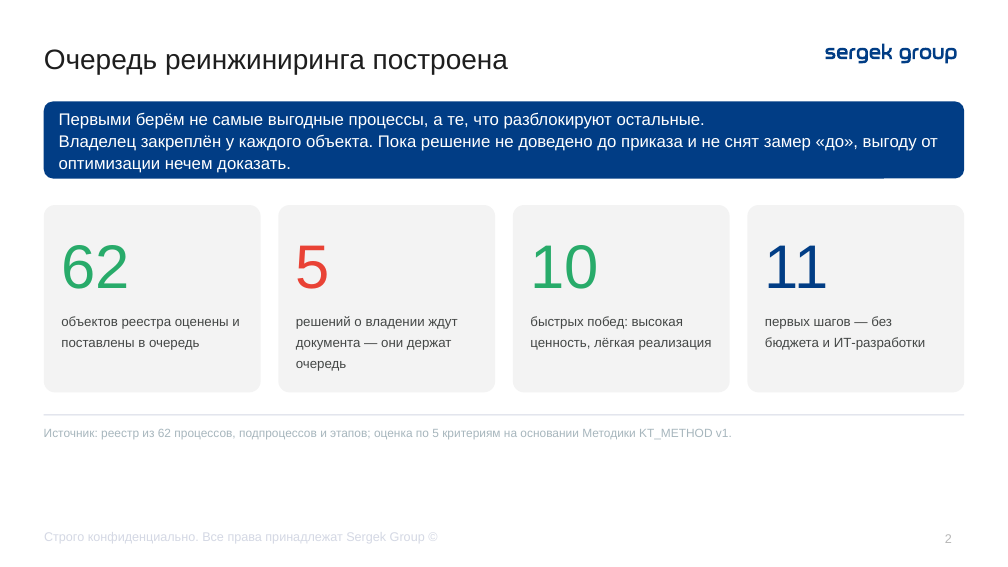
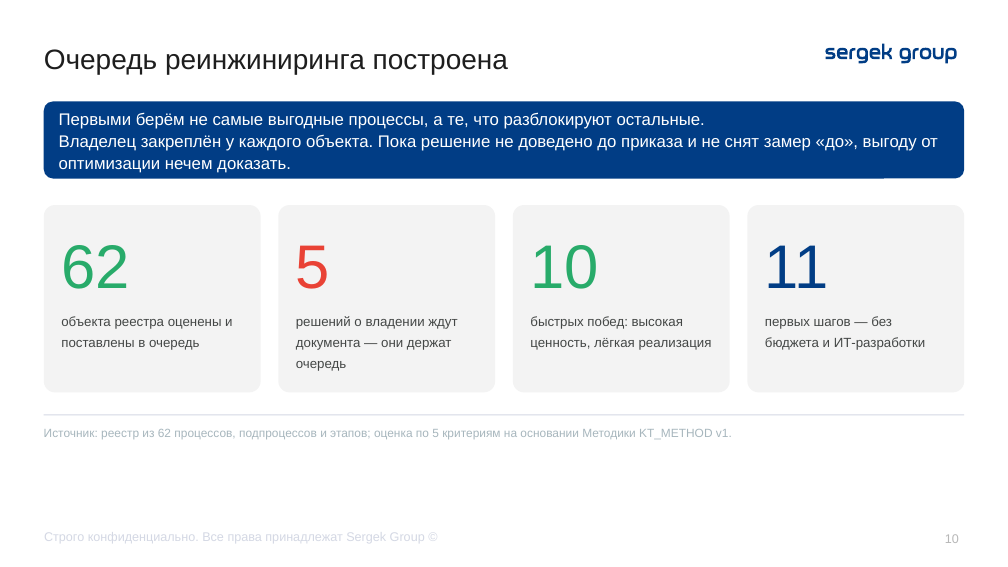
Before and after one commit to TemeshevProject/SG-DUP-Project, a slide deck: slide 10 of dup_project/02_Презентация/ДУП_Приоритеты_реинжиниринга_презентация.pptx (slide 2 before the commit). Drawn at 1008x567 pixels with LibreOffice and Linux fonts; fonts in the diff are those of the drawing. Boxes give left, top, right and bottom in pixels: in the first picture for what was removed or moved away, otherwise in the second. Text is boxed around its words. In the diff, an @@ line names an element or a change of style, - is before the commit and + after.

```diff
--- a/dup_project/02_Презентация/ДУП_Приоритеты_реинжиниринга_презентация.pptx
+++ b/dup_project/02_Презентация/ДУП_Приоритеты_реинжиниринга_презентация.pptx
@@ text at <box>61,316,232,350</box>: text changed @@
-объектов реестра оценены и поставлены в очередь
+объекта реестра оценены и поставлены в очередь
@@ page number at <box>945,534,959,543</box>: text changed @@
-2
+10
```
Also in this commit, not shown: 3 other slides changed, 7 slides added, 3 other files.
